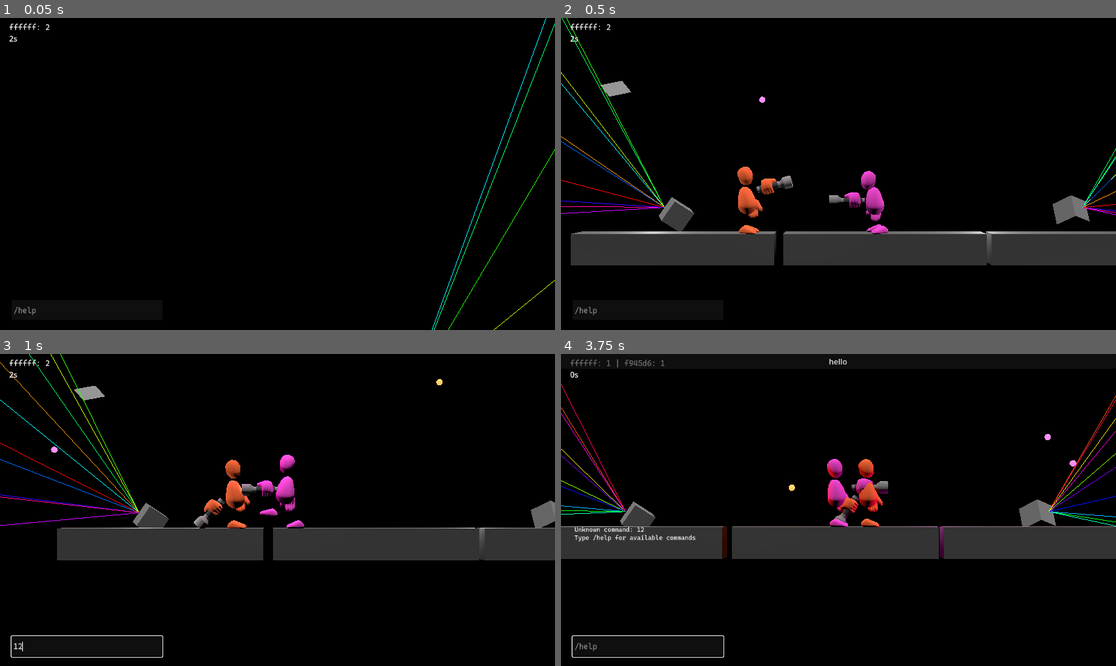
Above: before the commit, frames 1-4 (two rows, left to right).
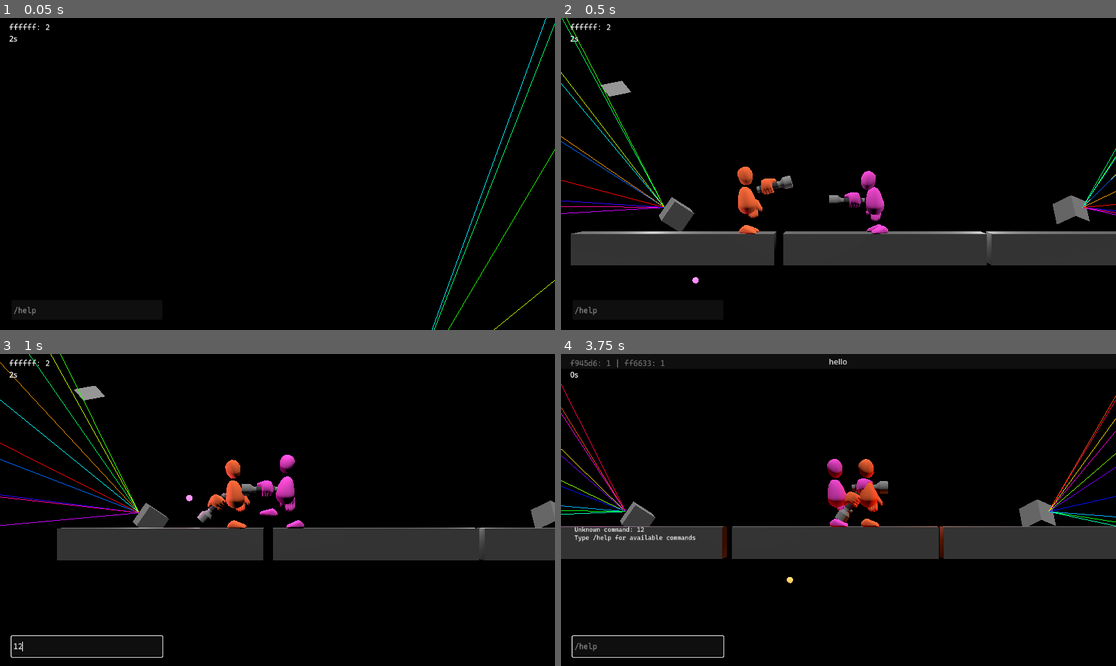
Above: after the commit, the same moments.

Repository: theowiik/project-epic-footsies-2
Game: Godot game, scene res://scenes/main.tscn
Same seed, same stepped clock (60 frames per second), same inputs: the game is played once before the commit and once after it. The engine's default icon, where the game draws it, is replaced by a stand-in: a white triangle on a blue panel in a dark square.
Inputs (mouse positions are in pixels of both pictures, inside the frame that each line leads up to):
- Up to frame 1 (0.05 s): no input
- Up to frame 2 (0.5 s): no input
- Up to frame 3 (1 s): click (88, 647) at 0.52 s; type "12" at 0.6 s
- Up to frame 4 (3.75 s): tap Enter at 1.25 s; move the mouse to (960, 494) at 1.27 s; hold D 1.28-2.03 s; tap J every 0.75 s from 1.35 to 3.6 s; click (960, 494) at 1.42 s; tap Space at 1.52, 2.27 s; move the mouse to (727, 525) at 2.02 s; hold S 2.03-2.78 s; move the mouse to (894, 441) at 2.77 s; hold D 2.78-3.53 s; move the mouse to (810, 572) at 3.52 s; hold W from 3.53 s (still down); click (810, 572) at 3.67 s

Frame 1 is identical in both runs. In frame 2, 0.1% of the frame differs, in the area x 23-54%, y 25-86%; in frame 3, 0.5%; in frame 4, 0.9%, in the area x 0-96%, y 1-74%.

Commit message:
Shoot from flashlight position

Diff:
--- a/game/objects/player/flashlight.tscn
+++ b/game/objects/player/flashlight.tscn
@@ -1,47 +1,27 @@
-[gd_scene load_steps=8 format=3 uid="uid://v38g5whwnt52"]
+[gd_scene load_steps=5 format=3 uid="uid://v38g5whwnt52"]
 
 [ext_resource type="Script" uid="uid://bpme3thc2gylf" path="res://scripts/flashlight.gd" id="1_h1fso"]
-[ext_resource type="Material" uid="uid://b1gx6182iwfew" path="res://materials/dark_material.tres" id="2_rti1r"]
 [ext_resource type="PackedScene" uid="uid://c7tevucxnacfx" path="res://objects/player/flashlight_only.tscn" id="3_wcc41"]
 [ext_resource type="PackedScene" uid="uid://blc5ishx88q0k" path="res://objects/player/hand_only.tscn" id="4_r5ew8"]
 
-[sub_resource type="CylinderMesh" id="CylinderMesh_o47a2"]
-material = ExtResource("2_rti1r")
-top_radius = 0.1
-bottom_radius = 0.1
-height = 0.7
-
-[sub_resource type="CylinderMesh" id="CylinderMesh_dqtkv"]
-material = ExtResource("2_rti1r")
-top_radius = 0.2
-bottom_radius = 0.1
-height = 0.2
-
 [sub_resource type="BoxShape3D" id="BoxShape3D_dqtkv"]
-size = Vector3(0.5827637, 0.5626068, 0.98846436)
+size = Vector3(0.5827637, 0.5626068, 1.252243)
 
 [node name="Flashlight" type="RigidBody3D"]
 collision_layer = 4
 script = ExtResource("1_h1fso")
 
-[node name="MeshInstance3D" type="MeshInstance3D" parent="."]
-transform = Transform3D(1, 0, 0, 0, -4.371139e-08, -1, 0, 1, -4.371139e-08, 0, 0, 0)
-visible = false
-mesh = SubResource("CylinderMesh_o47a2")
-
-[node name="MeshInstance3D2" type="MeshInstance3D" parent="."]
-transform = Transform3D(1, 0, 0, 0, -4.371139e-08, 1, 0, -1, -4.371139e-08, 0, 0, -0.4334725)
-visible = false
-mesh = SubResource("CylinderMesh_dqtkv")
-
 [node name="SpotLight3D" type="SpotLight3D" parent="."]
-transform = Transform3D(1, 0, 0, 0, 1, 0, 0, 0, 1, 0, 0, -0.5192648)
+transform = Transform3D(1, 0, 0, 0, 1, 0, 0, 0, 1, 0, 0, -0.821754)
 
 [node name="CollisionShape3D" type="CollisionShape3D" parent="."]
-transform = Transform3D(1, 0, 0, 0, 1, 0, 0, 0, 1, 0.010620117, 0.045021057, -0.10714722)
+transform = Transform3D(1, 0, 0, 0, 1, 0, 0, 0, 1, 0.010620117, 0.045021057, -0.2022171)
 shape = SubResource("BoxShape3D_dqtkv")
 
 [node name="FlashlightOnly" parent="." instance=ExtResource("3_wcc41")]
 
 [node name="HandOnly" parent="." instance=ExtResource("4_r5ew8")]
 transform = Transform3D(-1, 8.742278e-08, 0, -8.742278e-08, -1, 0, 0, 0, 1, 0, 0, 0)
+
+[node name="ShootPosition" type="Marker3D" parent="."]
+transform = Transform3D(1, 0, 0, 0, 1, 0, 0, 0, 1, 0, 0, -1.0954229)
--- a/game/scripts/flashlight.gd
+++ b/game/scripts/flashlight.gd
@@ -6,10 +6,12 @@
 const ROTATION_SPEED: float = 90.0
 
 var target_position: Node3D = null
+var aim_origin: Node3D = null
 var facing_right: bool = true
 
 @onready var flashlight_model: Node3D = $FlashlightOnly
 @onready var hand_model: Node3D = $HandOnly
+@onready var shoot_position: Node3D = $ShootPosition
 
 
 func _ready() -> void:
@@ -27,7 +29,7 @@
 
 
 func _physics_process(delta: float) -> void:
-	if target_position == null:
+	if target_position == null or aim_origin == null:
 		return
 
 	var target_pos = target_position.global_position
@@ -40,8 +42,7 @@
 
 	apply_central_force(force)
 
-	var aim_origin = target_position.get_parent().global_position
-	var aim_direction = (target_position.global_position - aim_origin).normalized()
+	var aim_direction = (target_position.global_position - aim_origin.global_position).normalized()
 
 	_update_facing(aim_direction.x)
 
--- a/game/scripts/player.gd
+++ b/game/scripts/player.gd
@@ -43,6 +43,7 @@
 
 	animation_manager = AnimationManager.new(animation_player, body)
 	flashlight.target_position = $AimPivot/DesiredFlashlightPosition
+	flashlight.aim_origin = aim_pivot
 
 	_apply_team_color()
 
@@ -63,10 +64,9 @@
 		aim_pivot.rotation.z = angle
 
 	if input.is_shoot_pressed() and shoot_cooldown <= 0:
-		var direction = (flashlight.global_position - global_position).normalized()
-		var context = ShootingContext.new(
-			flashlight.global_position, direction, team_color, get_parent(), self
-		)
+		var shoot_pos = flashlight.shoot_position.global_position
+		var direction = -flashlight.global_transform.basis.z
+		var context = ShootingContext.new(shoot_pos, direction, team_color, get_parent(), self)
 
 		shooter.shoot(context)
 		shoot_cooldown = shooter.get_shoot_delay()
